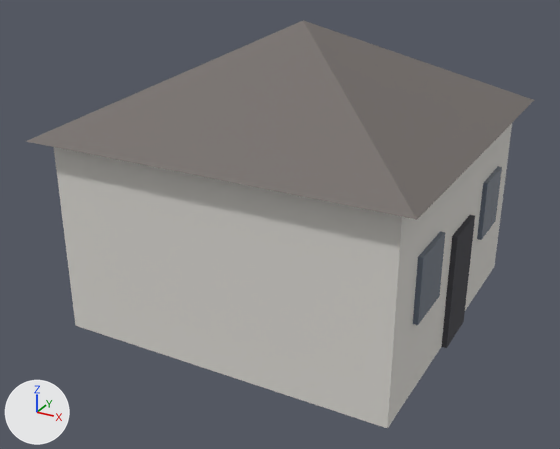
A saved change to the glTF model sandbox/fromville/public/assets/kits/house-a.glb.
One viewpoint serves both versions: a 50 mm lens placed at (6.06, -11.83, 7.29), pointed at (-0.14, -0.55, 1.65). The axes (+X, +Y, +Z) are drawn at lower left. The lights are the same throughout. The first picture is the older version.

Before the edit, the objects in view are built like this:
```python
mat_fvm_roof = principled_material('fvm_roof')
mat_fvm_roof.base_color = (0.18, 0.16, 0.15)  # grey #766f6c
mat_fvm_roof.roughness = 0.75
mat_fvm_wall = principled_material('fvm_wall')
mat_fvm_wall.base_color = (0.72, 0.7, 0.66)  # light grey #dddad4
mat_fvm_wall.roughness = 0.85
me_cube_081 = bpy.data.meshes.new('Cube.081')
me_cube_081.from_pydata(...)  # 37 vertices, 54 faces; spans x -3.3..3.3, y -3.3..3.3, z 0.0..5.2
# faces by material slot: [12, 6, 12, 24]
me_cube_081.materials.append(mat_fvm_wall)  # light grey #dddad4
me_cube_081.materials.append(mat_fvm_roof)  # grey #766f6c
me_cube_081.materials.append(mat_fvm_dark)  # dark grey #45454b
me_cube_081.materials.append(mat_fvm_glass)  # greyish blue #616c7c
ob_house_a = bpy.data.objects.new('house-a', me_cube_081)
ob_house_a.location = (0.0, 0.0, 0.0)
```
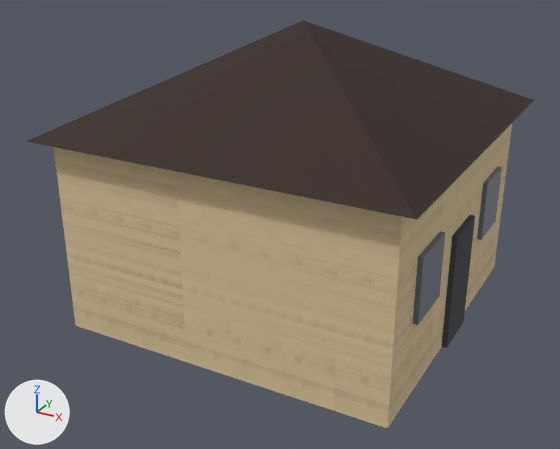
Changed parts and their boxes [x1, y1, x2, y2] in the pictures (560 x 449 px):
'house-a', surface changed (darker)
    both: [26, 20, 534, 429]

Patch to the scene script:
```diff
--- a/sandbox/fromville/public/assets/kits/house-a.glb.py
+++ b/sandbox/fromville/public/assets/kits/house-a.glb.py
@@ img_fvtex_fvm_roof @@
+img_fvtex_fvm_roof = load_image('fvtex_fvm_roof', '_unpacked/fvtex_fvm_roof', 512, 512, 'sRGB')
@@ img_fvtex_fvm_wall @@
+img_fvtex_fvm_wall = load_image('fvtex_fvm_wall', '_unpacked/fvtex_fvm_wall', 512, 512, 'sRGB')
@@ mat_fvm_wall @@
 n0 = _N.new('ShaderNodeBsdfPrincipled'); n0.name = 'Principled BSDF'
-n0.inputs[0].default_value = (0.72, 0.7, 0.66, 1.0)  # 'Base Color', light grey #dddad4
-n0.inputs[2].default_value = 0.85  # 'Roughness'
+n0.inputs[2].default_value = 0.9  # 'Roughness'
 n1 = _N.new('ShaderNodeOutputMaterial'); n1.name = 'Material Output'
+n2 = _N.new('ShaderNodeTexImage'); n2.name = 'Image Texture'
+n2.image = img_fvtex_fvm_wall
+n3 = _N.new('ShaderNodeMapping'); n3.name = 'Mapping'
+n3.inputs[3].default_value = (4.452, 4.452, 1.0)  # 'Scale'
+n4 = _N.new('ShaderNodeUVMap'); n4.name = 'UV Map'
+n4.uv_map = 'UVMap'
 _L.new(n0.outputs[0], n1.inputs[0])  # 'BSDF' to 'Surface'
+_L.new(n2.outputs[0], n0.inputs[0])  # 'Color' to 'Base Color'
+_L.new(n3.outputs[0], n2.inputs[0])  # 'Vector' to 'Vector'
+_L.new(n4.outputs[0], n3.inputs[0])  # 'UV' to 'Vector'
@@ mat_fvm_roof @@
 n0 = _N.new('ShaderNodeBsdfPrincipled'); n0.name = 'Principled BSDF'
-n0.inputs[0].default_value = (0.18, 0.16, 0.15, 1.0)  # 'Base Color', grey #766f6c
-n0.inputs[2].default_value = 0.75  # 'Roughness'
+n0.inputs[2].default_value = 0.8  # 'Roughness'
 n1 = _N.new('ShaderNodeOutputMaterial'); n1.name = 'Material Output'
+n2 = _N.new('ShaderNodeTexImage'); n2.name = 'Image Texture'
+n2.image = img_fvtex_fvm_roof
+n3 = _N.new('ShaderNodeMapping'); n3.name = 'Mapping'
+n3.inputs[3].default_value = (5.936, 5.936, 1.0)  # 'Scale'
+n4 = _N.new('ShaderNodeUVMap'); n4.name = 'UV Map'
+n4.uv_map = 'UVMap'
 _L.new(n0.outputs[0], n1.inputs[0])  # 'BSDF' to 'Surface'
+_L.new(n2.outputs[0], n0.inputs[0])  # 'Color' to 'Base Color'
+_L.new(n3.outputs[0], n2.inputs[0])  # 'Vector' to 'Vector'
+_L.new(n4.outputs[0], n3.inputs[0])  # 'UV' to 'Vector'
```
